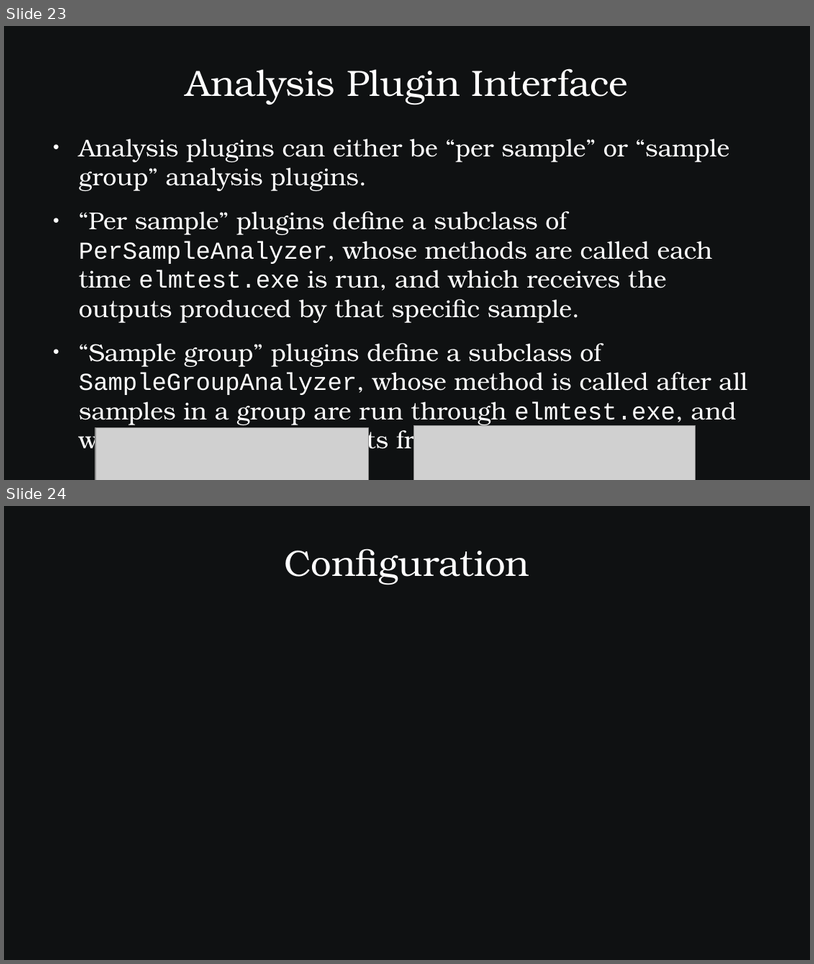
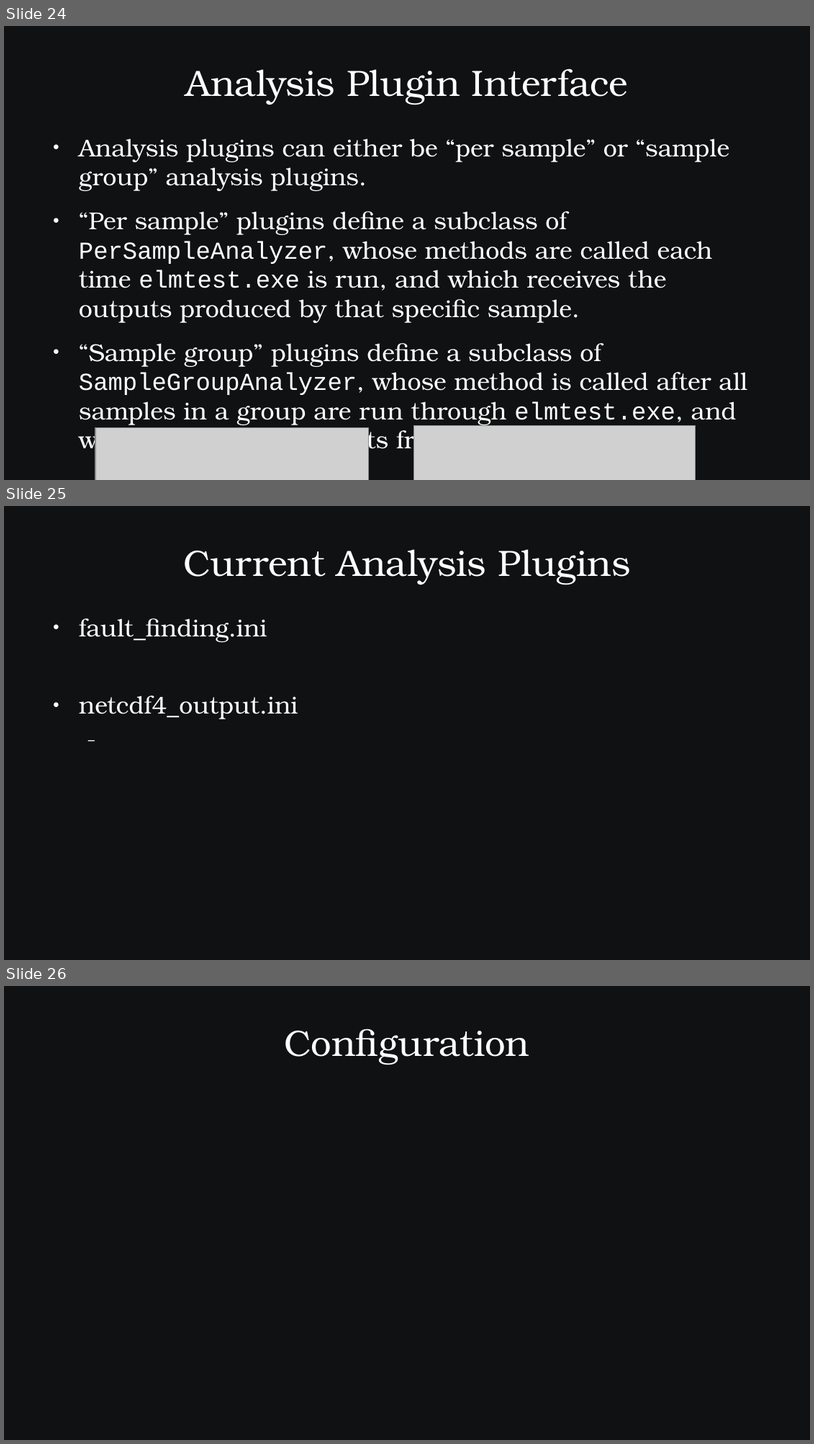
Before and after one commit to SamAllen06/lake_temp_work, a slide deck: documentation/for_collaborators/TestingSoftwareOverview.odp. Shown one above the other, each under a label of ours: slides 23 and 24 before the commit, slides 24, 25 and 26 after it. The pictures are 814x964 and 814x1444 pixels, drawn with LibreOffice and Linux fonts; fonts in the diff are those of the drawing; grey boxes stand for pictures. Boxes give left, top, right and bottom in pixels: in the first picture for what was removed or moved away, otherwise in the second. Text is boxed around its words. In the diff, an @@ line names an element or a change of style, - is before the commit and + after.

Commit message:
Add names of existing sampling and analysis plugins

```diff
--- a/documentation/for_collaborators/TestingSoftwareOverview.odp
+++ b/documentation/for_collaborators/TestingSoftwareOverview.odp
@@ slide 25 added at bbox=[4, 506, 810, 960], background #0F1112 @@
@@ title added at bbox=[183, 549, 631, 585], 36 pt, text #FFFFFF @@
+Current Analysis Plugins
@@ text added at bbox=[79, 618, 298, 719], 24 pt, text #FFFFFF @@
+● fault_finding.ini
+● netcdf4_output.ini
@@ what was slide 23 is now slide 24 @@
@@ what was slide 24 is now slide 26 @@
```
Also in this commit, not shown: 1 other slide added, 1 other file.
